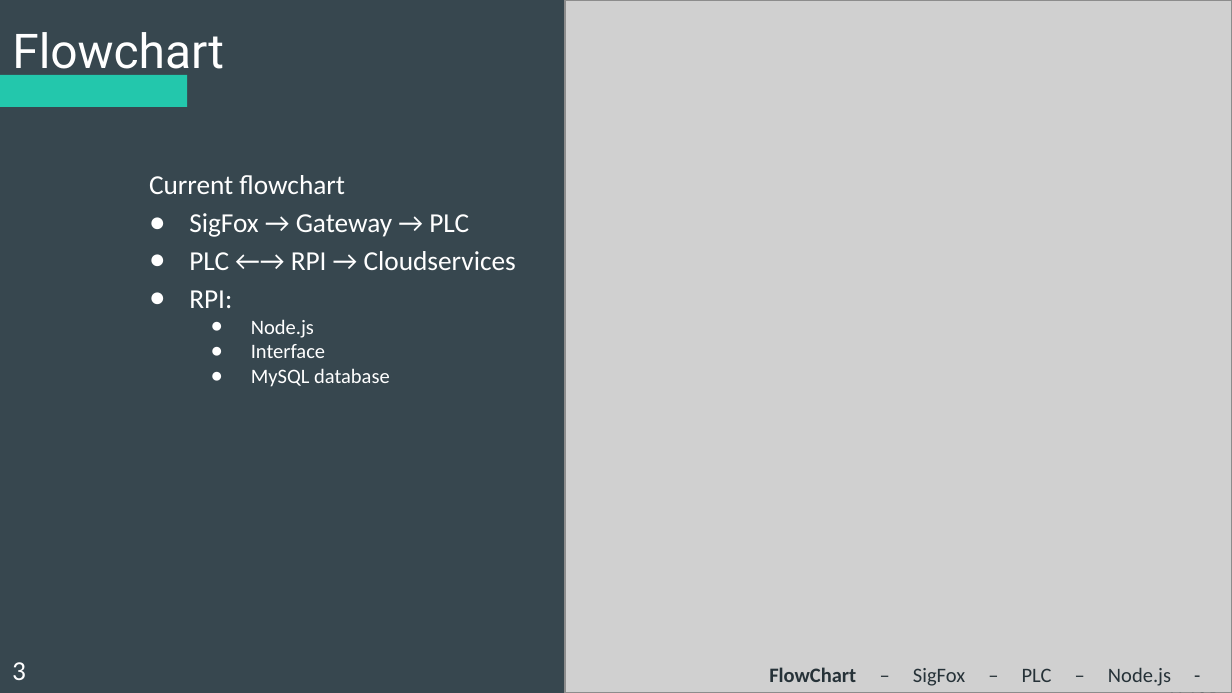
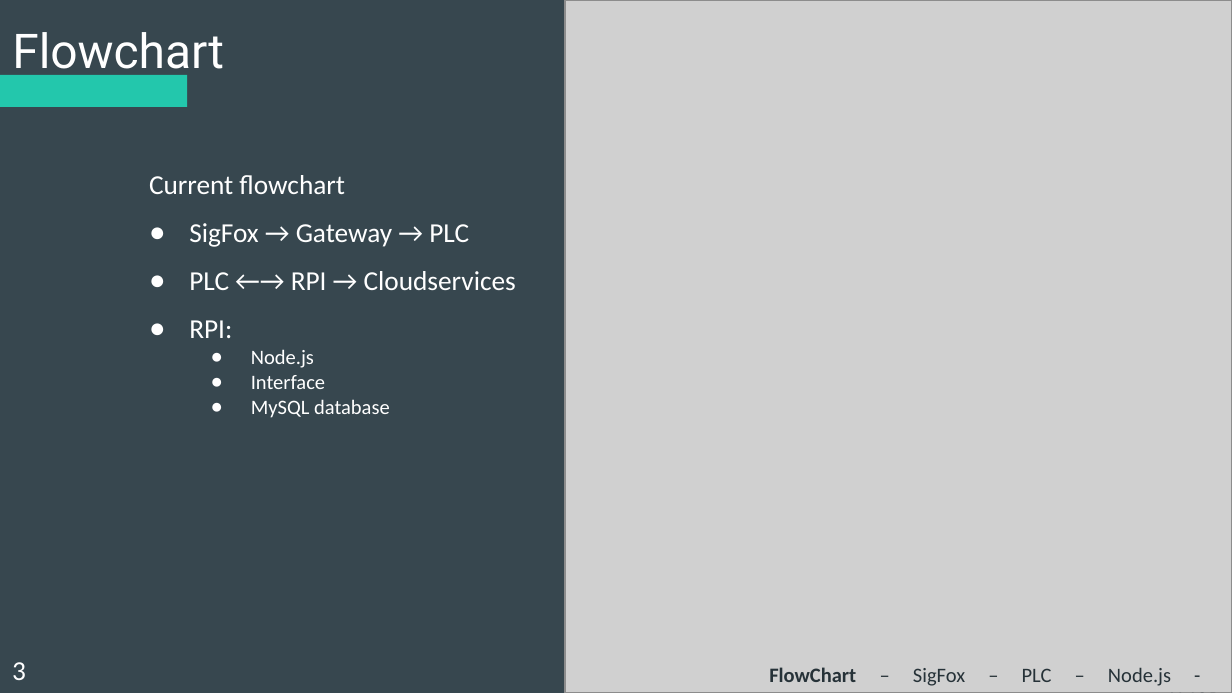
Before and after one commit to Koffiejoe/IA-EnOcean, a slide deck: slide 3 of Presentaties/2Wekelijkse PowerPoint/nieuweppt.pptx. Drawn at 1232x693 pixels with LibreOffice and Linux fonts; fonts in the diff are those of the drawing; grey boxes stand for pictures. Boxes give left, top, right and bottom in pixels: in the first picture for what was removed or moved away, otherwise in the second. Text is boxed around its words. In the diff, an @@ line names an element or a change of style, - is before the commit and + after.

```diff
--- a/Presentaties/2Wekelijkse PowerPoint/nieuweppt.pptx
+++ b/Presentaties/2Wekelijkse PowerPoint/nieuweppt.pptx
@@ subtitle at <box>149,175,516,290</box>: more space between paragraphs @@
```
Also in this commit, not shown: 4 other slides changed, 2 other files.
